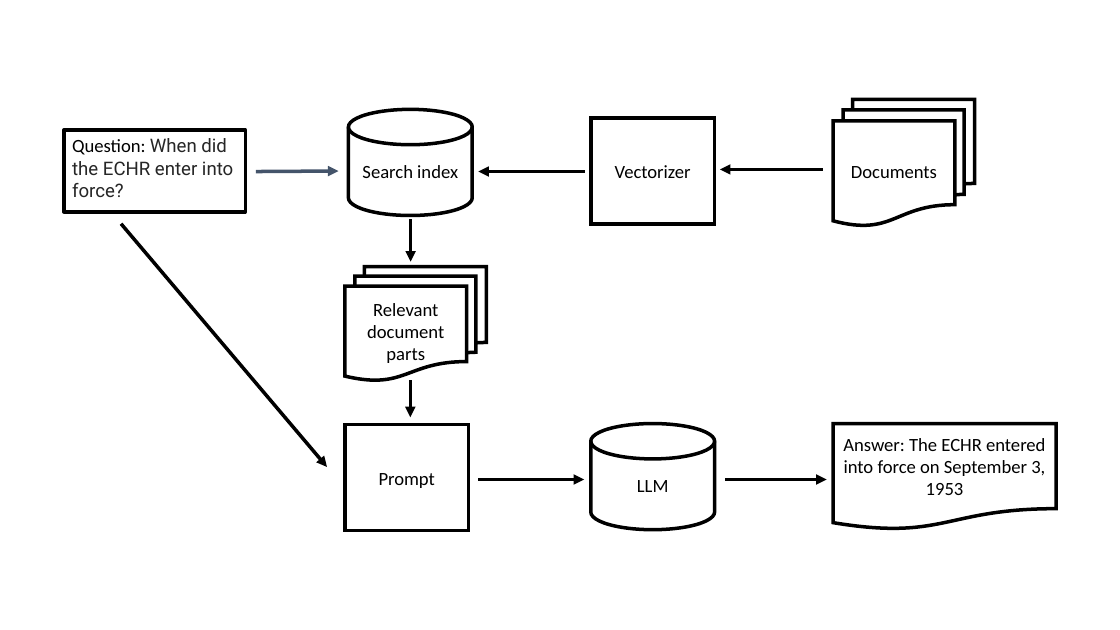
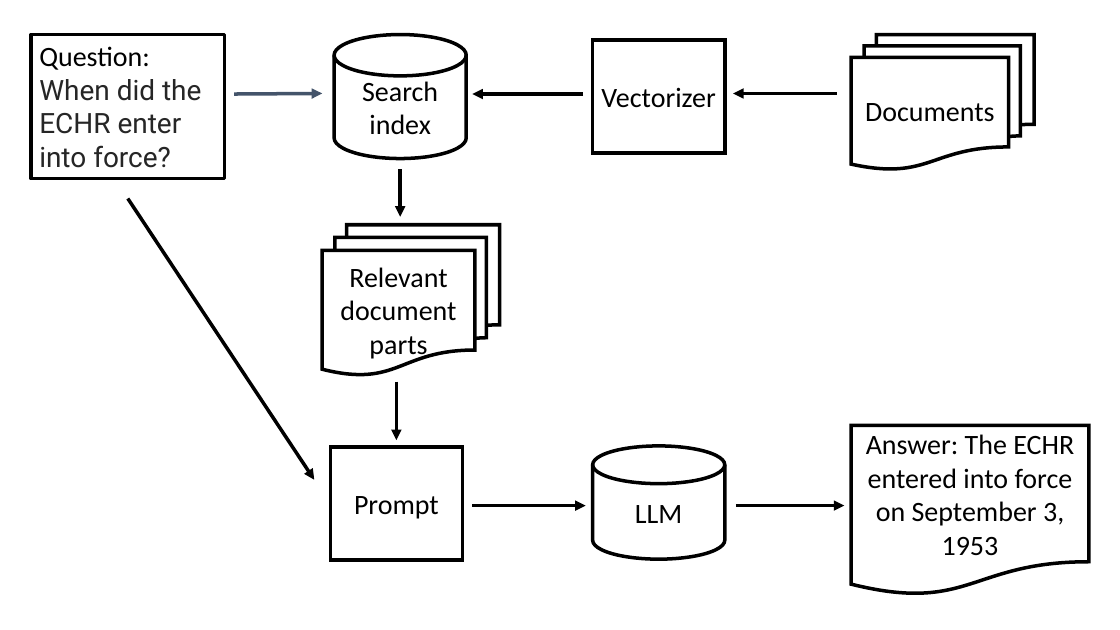
Before and after one commit to uio-library/LLM-course, a slide deck: slide 1 of images/RAG.pptx. Drawn at 1120x630 pixels with LibreOffice and Linux fonts; fonts in the diff are those of the drawing. Boxes give left, top, right and bottom in pixels: in the first picture for what was removed or moved away, otherwise in the second. Text is boxed around its words. In the diff, an @@ line names an element or a change of style, - is before the commit and + after.

```diff
--- a/images/RAG.pptx
+++ b/images/RAG.pptx
@@ size 16 to 24 pt in 8 elements at box(593, 446, 725, 560), box(330, 447, 462, 560), box(323, 225, 500, 376), box(851, 426, 1089, 596), box(334, 34, 466, 159), box(593, 40, 725, 154), box(851, 34, 1034, 169), box(31, 34, 224, 179) @@
@@ rectangle "Question: When did the ECHR ...": place and size @@
-rectangle "Question: When did the ECHR ..." at box(64, 130, 245, 212)
+rectangle "Question: When did the ECHR ..." at box(31, 34, 224, 179)
@@ cylinder "Search index": place and size @@
-cylinder "Search index" at box(349, 109, 472, 215)
+cylinder "Search index" at box(334, 34, 466, 159)
@@ rectangle "Vectorizer": place and size @@
-rectangle "Vectorizer" at box(591, 118, 714, 223)
+rectangle "Vectorizer" at box(593, 40, 725, 154)
@@ flow chart multidocument "Documents": place and size @@
-flow chart multidocument "Documents" at box(833, 99, 975, 225)
+flow chart multidocument "Documents" at box(851, 34, 1034, 169)
@@ arrow moved from (256, 171) - (339, 171) to (234, 94) - (323, 93) @@
@@ arrow moved from (585, 171) - (479, 171) to (583, 94) - (472, 94) @@
@@ arrow moved from (823, 170) - (720, 170) to (837, 93) - (734, 93) @@
@@ arrow moved from (411, 219) - (411, 261) to (400, 170) - (400, 217) @@
@@ arrow moved from (121, 223) - (327, 467) to (128, 198) - (314, 480) @@
@@ flow chart multidocument "Relevant document parts": place and size @@
-flow chart multidocument "Relevant document parts" at box(345, 266, 487, 380)
+flow chart multidocument "Relevant document parts" at box(323, 225, 500, 376)
@@ arrow moved from (410, 381) - (410, 418) to (397, 381) - (397, 440) @@
@@ rectangle "Prompt": place and size @@
-rectangle "Prompt" at box(345, 424, 469, 530)
+rectangle "Prompt" at box(330, 447, 462, 560)
@@ cylinder "LLM": place and size @@
-cylinder "LLM" at box(591, 423, 714, 529)
+cylinder "LLM" at box(593, 446, 725, 560)
@@ flow chart document "Answer: The ECHR entered into ...": place and size @@
-flow chart document "Answer: The ECHR entered into ..." at box(833, 423, 1056, 529)
+flow chart document "Answer: The ECHR entered into ..." at box(851, 426, 1089, 596)
@@ arrow moved from (478, 480) - (584, 480) to (472, 506) - (586, 506) @@
@@ arrow moved from (725, 480) - (827, 480) to (736, 506) - (844, 506) @@
```
Also in this commit, not shown: 1 other file.
